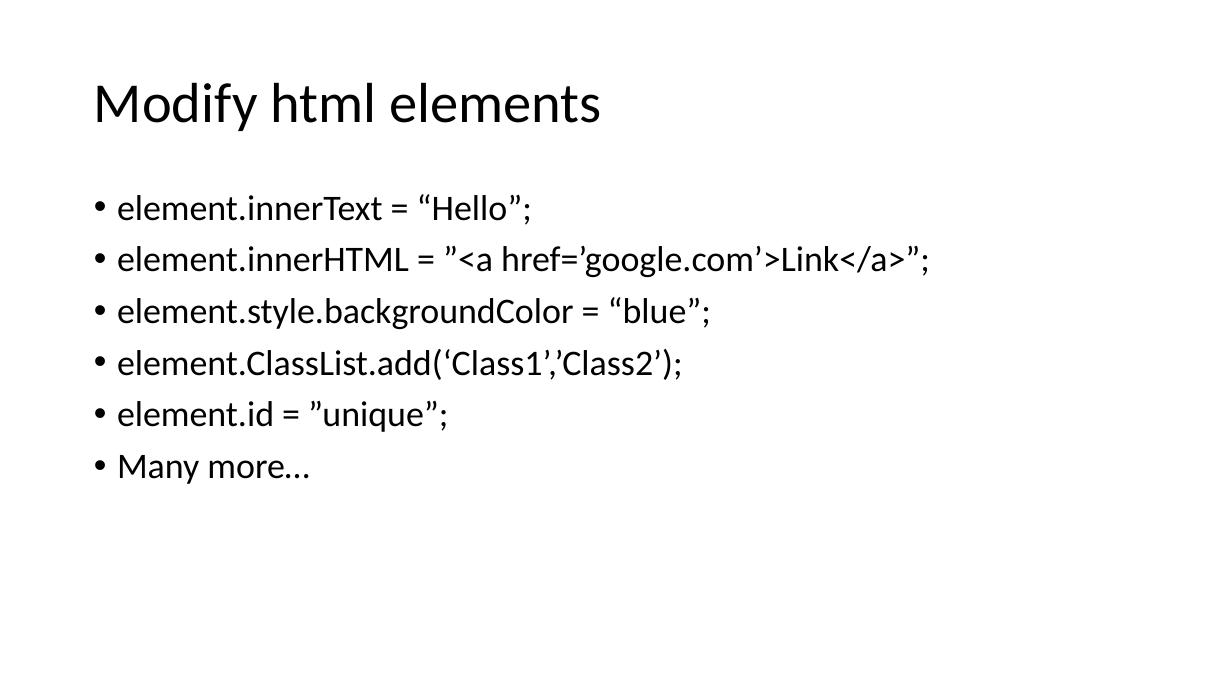
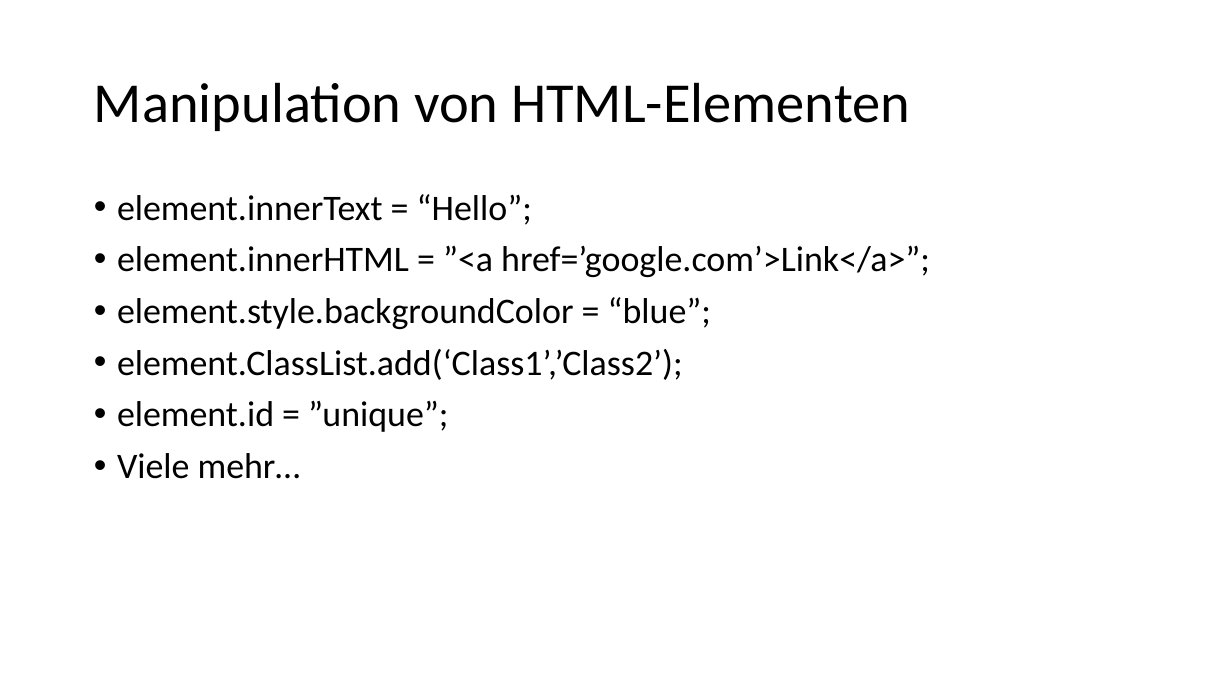
Before and after one commit to martiph/JSTraining_ICT-Campus, a slide deck: slide 14 of JSTraining.pptx. Drawn at 1232x693 pixels with LibreOffice and Linux fonts; fonts in the diff are those of the drawing. Boxes give left, top, right and bottom in pixels: in the first picture for what was removed or moved away, otherwise in the second. Text is boxed around its words. In the diff, an @@ line names an element or a change of style, - is before the commit and + after.

```diff
--- a/JSTraining.pptx
+++ b/JSTraining.pptx
@@ title at [94, 82, 910, 131]: text changed @@
-Modify html elements
+Manipulation von HTML-Elementen
@@ text at [117, 453, 301, 479]: text changed @@
-• Many more…
+• Viele mehr…
```
Also in this commit, not shown: 11 other slides changed.
